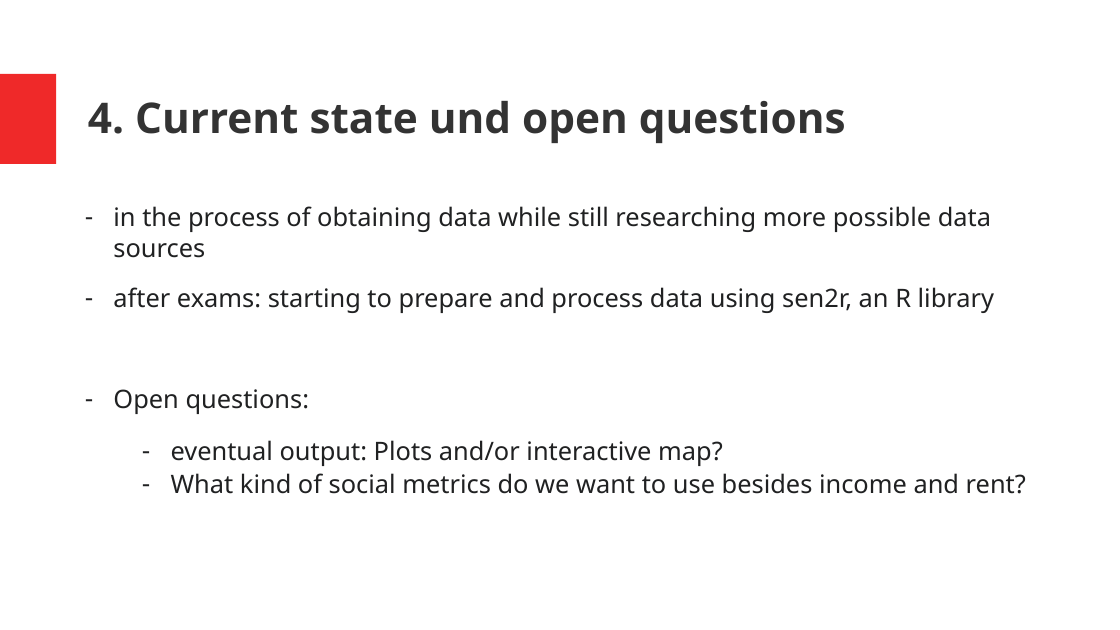
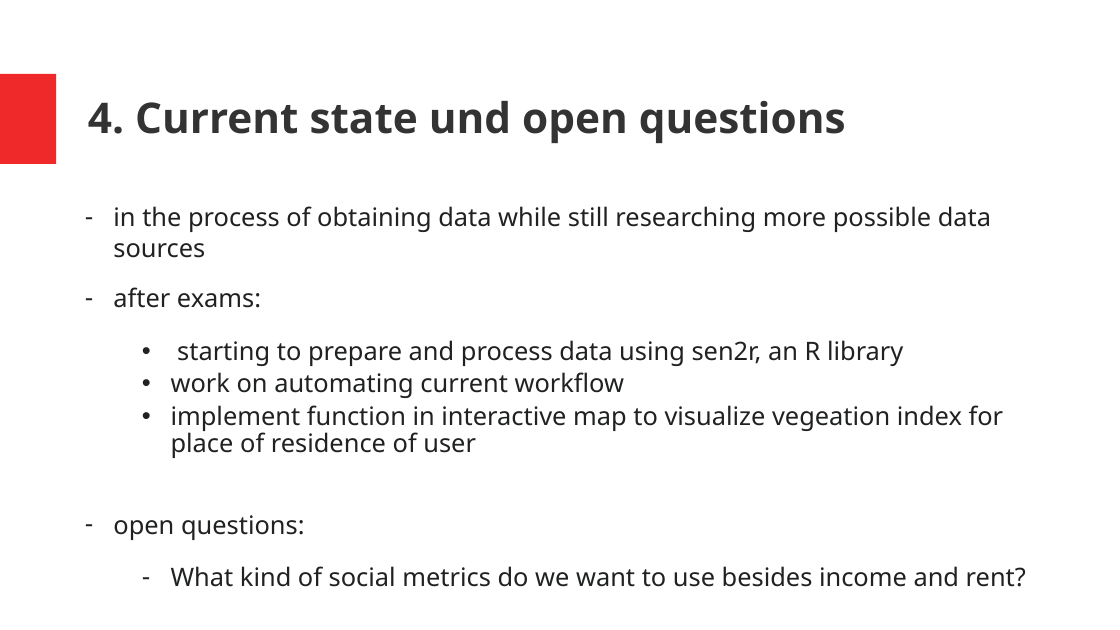
Before and after one commit to tstrempel/DH-vegetation, a slide deck: slide 5 of overview student project.pptx. Drawn at 1120x630 pixels with LibreOffice and Linux fonts; fonts in the diff are those of the drawing. Boxes give left, top, right and bottom in pixels: in the first picture for what was removed or moved away, otherwise in the second. Text is boxed around its words. In the diff, an @@ line names an element or a change of style, - is before the commit and + after.

```diff
--- a/overview student project.pptx
+++ b/overview student project.pptx
@@ text at [113, 287, 1004, 540]: text changed @@
-– after exams: starting to prepare and process data using sen2r, an R library
-– Open questions:
-  – eventual output: Plots and/or interactive map?
+– after exams:
+  • starting to prepare and process data using sen2r, an R library
+  • work on automating current workflow
+  • implement function in interactive map to visualize vegeation index for place of residence of user
+– open questions:
```
Also in this commit, not shown: 2 other slides changed.
